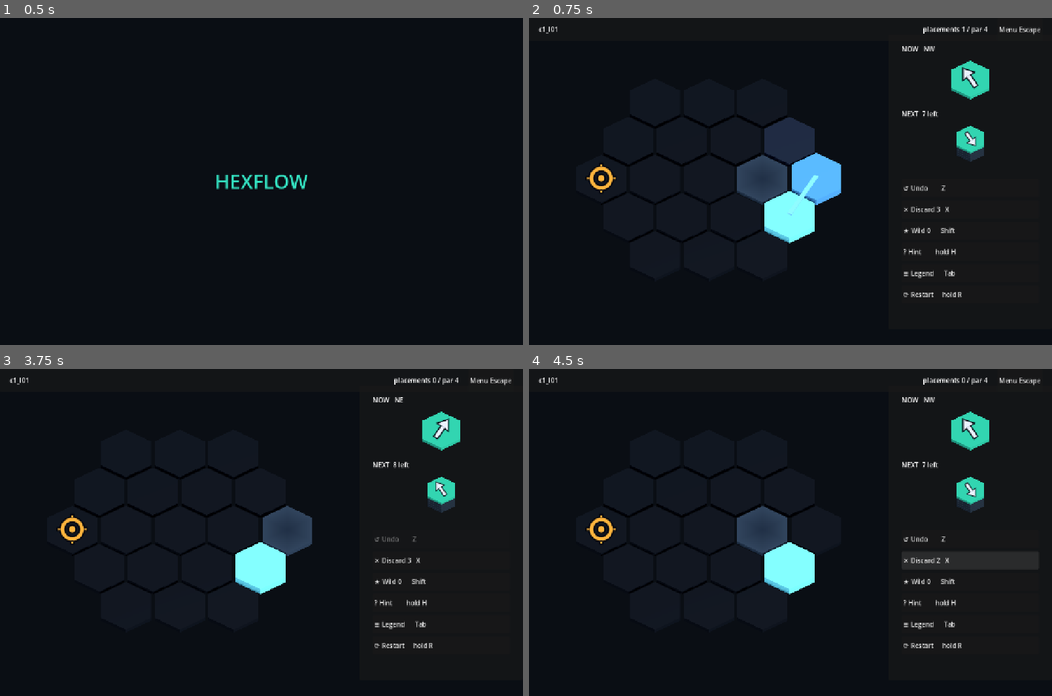
Above: before the commit, frames 1-4 (two rows, left to right).
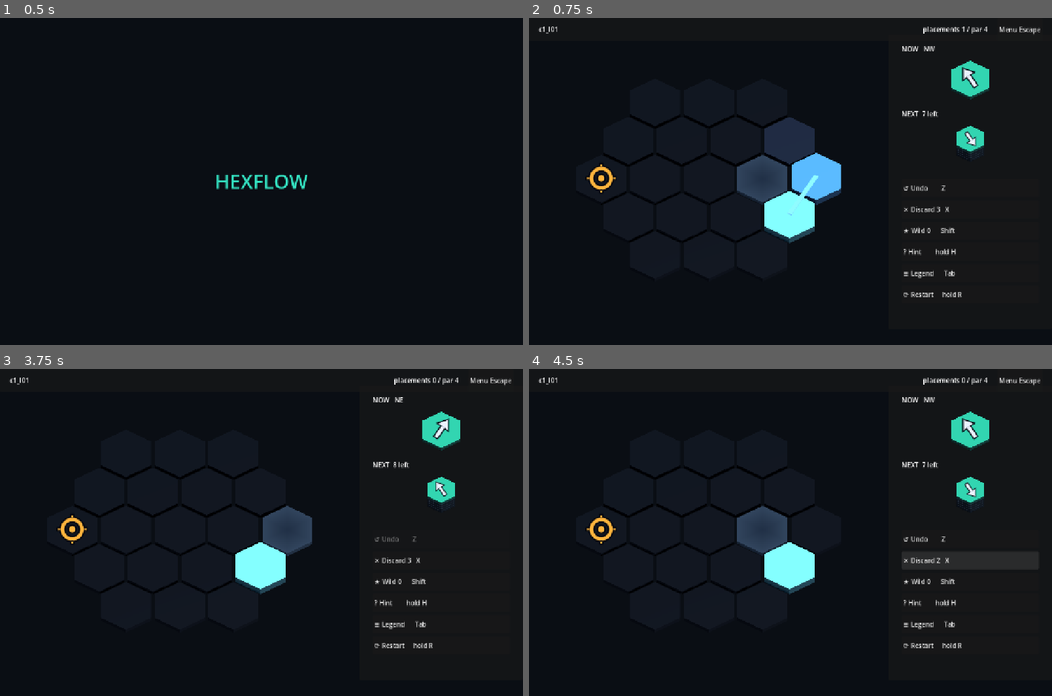
Above: after the commit, the same moments.

Repository: iszlai/hex-game
Game: Godot game, scene res://src/scenes/boot/boot.tscn
The game is run twice, just before and just after one commit, with the same random seed, the same clock (stepped at 60 frames per second) and the same inputs.
Inputs (mouse positions are in pixels of both pictures, inside the frame that each line leads up to):
- Up to frame 1 (0.5 s): no input
- Up to frame 2 (0.75 s): tap Enter at 0.5 s; move the mouse to (905, 165) at 0.52 s; hold Right (board_move_right) from 0.53 s (still down); hold Space (board_confirm) from 0.53 s (still down); click (905, 165) at 0.67 s
- Up to frame 3 (3.75 s): release Right (board_move_right) at 1.25 s; release Space (board_confirm) at 1.25 s; click "⟳ Restart hold R" at 1.25 s; click "⟳ Restart hold R" at 2 s; click "⟳ Restart hold R" at 2.75 s; click "↺ Undo Z" at 3.5 s
- Up to frame 4 (4.5 s): click "✕ Discard 3 X" at 4.25 s

Frame 1 is identical in both runs. In frame 2, 0.4% of the frame differs, in the area x 45-88%, y 21-69%; in frame 3, 0.3%; in frame 4, 0.3%.

Commit message:
Give a tile's side face a colour of its own
A prism's side was its top's colour with the light taken off it, which made every
tile a flat fill with a dimmer edge rather than an object standing on the board.
The sides now darken *and* pull halfway toward a new `board.tile.side` token, so
each tile keeps which tile it is while every one of them gains a visible rim.

This is the 3D board inheriting `cell.empty.stroke`: in two dimensions a cell was
told from its neighbour by an outline, and in three the side face is that outline.
It matters more than it looks — C-22 puts a tile's kind in its height, and a
height whose side you cannot pick out is a height nobody can read. The rail's
coins get it too, since a coin's rim and a tile's side are the same surface at two
sizes, and it is what makes the pile countable.

Co-Authored-By: Claude Opus 5 <noreply@anthropic.com>

Diff:
--- a/hexflow/src/data/palettes/neon_dark.tres
+++ b/hexflow/src/data/palettes/neon_dark.tres
@@ -21,6 +21,7 @@
 wild = Color(0.968627, 0.945098, 0.419608, 1)
 board_key_light = Color(1, 0.964706, 0.909804, 1)
 board_ambient = Color(0.164706, 0.227451, 0.333333, 1)
+board_tile_side = Color(0.105882, 0.137255, 0.192157, 1)
 board_mark_outline = Color(0.027451, 0.043137, 0.070588, 1)
 danger = Color(1, 0.329412, 0.439216, 1)
 text_primary = Color(0.917647, 0.949020, 1, 1)
--- a/hexflow/src/view/board_tiles.gd
+++ b/hexflow/src/view/board_tiles.gd
@@ -81,6 +81,7 @@
 		# §6's wall hatch, in the grey-box's own token: the two views cannot then
 		# disagree about what a wall looks like.
 		mat.set_shader_parameter("hatch_ink", palette.wall_stroke)
+		mat.set_shader_parameter("side_ink", palette.board_tile_side)
 	set_flat(SettingsService.flat_board())
 
 	rebuild()
--- a/hexflow/src/view/palette.gd
+++ b/hexflow/src/view/palette.gd
@@ -35,6 +35,14 @@
 ## `.tres`, and a light hardcoded in a script would keep the neon cast in all four.
 @export var board_key_light: Color = Color("FFF6E8")
 @export var board_ambient: Color = Color("2A3A55")
+## The colour a tile's **side** is pulled toward, so a prism reads as an object
+## standing on the board rather than as a flat fill with a dimmer edge. This is the
+## 3D board's inheritance of `cell.empty.stroke`: in two dimensions a cell was told
+## from its neighbour by an outline, and in three the side face *is* that outline.
+## It matters more than it looks — C-22 puts a tile's kind in its height, and a
+## height you cannot see the side of is a height nobody can read.
+@export var board_tile_side: Color = Color("1B2331")
+
 ## Outline carried by every modifier mark (C-23). A mark is drawn on top of a tile
 ## whose own colour is a palette token too, so a mark and its tile can be a similar
 ## luminance under a greyscale or high-contrast palette — the outline is what keeps
--- a/hexflow/src/view/shaders/hex_prism.gdshader
+++ b/hexflow/src/view/shaders/hex_prism.gdshader
@@ -29,10 +29,12 @@
 shader_type spatial;
 render_mode cull_back, diffuse_burley, specular_schlick_ggx;
 
-// How much darker a side face is than a top face when the board takes no light.
-// Enough to read the height as height; not so much that a side goes to black on
-// the high-contrast palette.
+// How much darker a side face is than a top face, and how far it is then pulled
+// toward `side_ink`. The pull is what makes a tile read as an object standing on
+// the board instead of a fill with a dimmer edge — and C-22 needs the sides read
+// as sides, because that is where a tile's height is visible at all.
 const float SIDE_SHADE = 0.45;
+const float SIDE_INK = 0.5;
 
 /// A wall's 45° hatch (§6), which is the only cue it has that is neither colour
 /// nor height. `wall.fill` and `cell.empty.fill` sit within 1% of each other in
@@ -48,6 +50,7 @@
 
 uniform bool flat_board = false;
 uniform vec4 hatch_ink : source_color;
+uniform vec4 side_ink : source_color;
 
 varying vec3 tint;
 varying float cursor;
@@ -84,13 +87,19 @@
 			1.0 - smoothstep(HATCH_DUTY - aa, HATCH_DUTY + aa, wave));
 	}
 
+	// A side is its tile's own colour, darkened and then pulled toward the board's
+	// edge ink, so every tile has a visible rim without any of them losing which
+	// tile it is.
+	vec3 side = mix(base * SIDE_SHADE, side_ink.rgb, SIDE_INK);
+	vec3 face = mix(side, base, up);
+
 	if (flat_board) {
 		ALBEDO = vec3(0.0);
 		SPECULAR = 0.0;
 		ROUGHNESS = 1.0;
-		EMISSION = base * mix(SIDE_SHADE, 1.0, up) + glow;
+		EMISSION = face + glow;
 	} else {
-		ALBEDO = base;
+		ALBEDO = face;
 		ROUGHNESS = 0.55;
 		SPECULAR = 0.25;
 		EMISSION = glow;
--- a/hexflow/src/view/tile_stack.gd
+++ b/hexflow/src/view/tile_stack.gd
@@ -203,6 +203,10 @@
 	viewport.add_child(camera)
 
 	pieces = _multimesh("StackPieces", BoardTiles.SHADER, BoardTiles.build_prism_mesh())
+	# A coin's rim is the board's tile side: the pile and the board are the same
+	# object seen at two sizes.
+	(pieces.material_override as ShaderMaterial).set_shader_parameter(
+		"side_ink", palette.board_tile_side)
 	set_flat(SettingsService.flat_board())
 	arrows = _multimesh("StackArrows", BoardMarks.SHADER, BoardMarks.build_quad_mesh())
 	var mat: ShaderMaterial = arrows.material_override
Not shown, changed: HEXFLOW-SPEC.md
